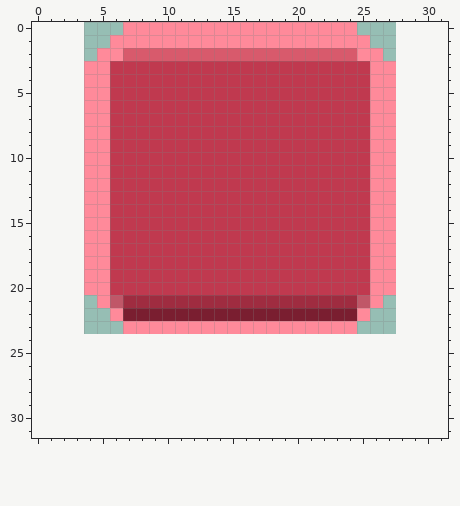
Pixel-art file -- assets/source/aseprite/ui_btn_danger.aseprite. Above, as it was before the edit.
24x24 pixels, 1 frame. The old version is drawn lined up with the new one, on the new canvas.
Once edited:
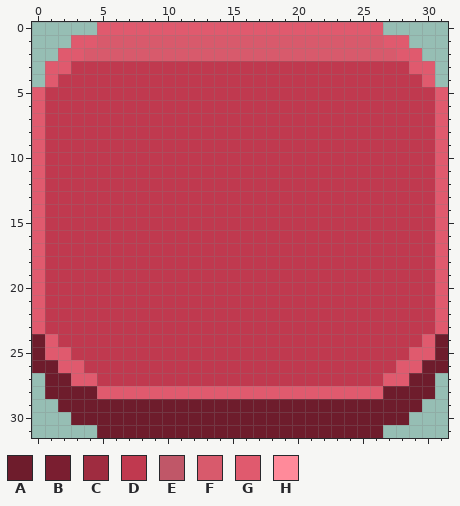
Palette (. is transparent): A #6e1c2c  B #7a1e30  C #9f2c40  D #c0394f  E #c05768  F #d85a6c  G #e05a6e  H #ff8a9a
What changed:
canvas 24x24 -> 32x32, the old top-left corner now at 4,0
The author put colour A in rows 24 to 25 at x 0 and 31; in row 26 at x 0 to 1 and 30 to 31; in row 27 at x 1 to 2 and 29 to 30; in row 28 at x 1 to 4 and 27 to 30; in row 29 at x 2 to 29; in row 30 at x 3 to 28.
The author put colour A in row 31 at x 5 to 26.
The author put colour D in row 3 at x 3 and 28; in row 4 at x 2 to 3 and 28 to 29; in rows 5 to 20 at x 1 to 3 and 28 to 30; in row 21 at x 1 to 4 and 27 to 30; in row 22 at x 1 to 5 and 26 to 30; in row 23 at x 1 to 6 and 25 to 30.
The author put colour D in row 24 at x 2 to 29; in row 25 at x 3 to 28; in row 26 at x 4 to 27; in row 27 at x 5 to 26.
Colour B becomes colour D in row 22 at x 7 to 24.
Colour C becomes colour D in row 21 at x 7 to 24.
Colour E becomes colour D in row 21 at x 6 and 25.
Colour H becomes colour D in rows 3 to 20 at x 4 to 5 and 26 to 27; in row 21 at x 5 and 26; in row 22 at x 6 and 25; in row 23 at x 7 to 24.
The author put colour F in row 1 at x 5 and 26; in row 2 at x 4 and 27.
Colour H becomes colour F in row 1 at x 6 to 25; in row 2 at x 5 to 6 and 25 to 26.
The author put colour G in row 0 at x 5 to 6 and 25 to 26; in row 1 at x 3 to 4 and 27 to 28; in row 2 at x 2 to 3 and 28 to 29; in row 3 at x 1 to 2 and 29 to 30; in row 4 at x 1 and 30; in rows 5 to 23 at x 0 and 31.
The author put colour G in row 24 at x 1 and 30; in row 25 at x 1 to 2 and 29 to 30; in row 26 at x 2 to 3 and 28 to 29; in row 27 at x 3 to 4 and 27 to 28; in row 28 at x 5 to 26.
Colour H becomes colour G in row 0 at x 7 to 24.
